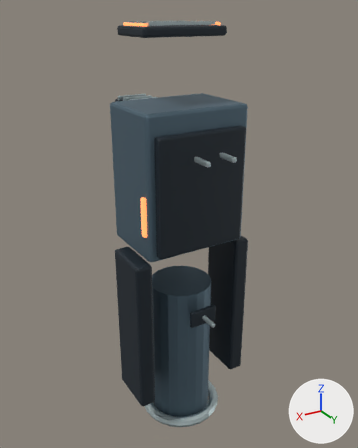
The Blender file tools/godot-weapons/blender-art/masters/weapon-7.blend as it was, and as the next commit left it.
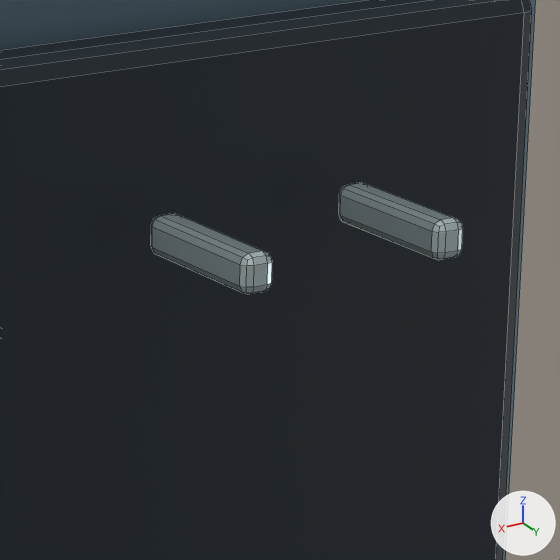
The first picture shows the older version from a camera (50 mm lens) standing at (0.698, 1.153, 0.277) and looking at (-0.036, -0.069, -0.334). The close-ups show the older and then the newer version on the part from 49% to 70% of the width and 28% to 45% of the height of that picture. Only the edits that show in the close-ups are written down. Every picture has the same lights, and +X, +Y and +Z are marked at lower right. The close-ups show mesh edges as thin lines.

Script lines for the objects in view, before the commit:
```python
me_cube_339 = bpy.data.meshes.new('Cube.339')
me_cube_339.from_pydata(...)  # 56 vertices, 54 faces; spans x -0.155..0.155, y -0.11..0.11, z -0.2..0.2
me_cube_339.materials.append(mat_light)  # blue #617886
me_cube_340 = bpy.data.meshes.new('Cube.340')
me_cube_340.from_pydata(...)  # 336 vertices, 324 faces; spans x -0.191..0.191, y -0.355..0.028, z -0.67..0.412
me_cube_340.materials.append(mat_dark)  # dark blue #202b34
me_cube_342 = bpy.data.meshes.new('Cube.342')
me_cube_342.from_pydata(...)  # 1032 vertices, 986 faces; spans x -0.007..0.351, y -0.292..0.169, z -0.55..0.672
me_cube_342.materials.append(mat_trim)  # light grey #c5d6d8
ob_body_dark = bpy.data.objects.new('body-dark', me_cube_340)
ob_body_dark.parent = ob_body
ob_body_dark.location = (0.0, 0.105, -0.17)
_m = ob_body_dark.modifiers.new('Weighted corner normals', 'WEIGHTED_NORMAL')
_m.keep_sharp = True
ob_body_light = bpy.data.objects.new('body-light', me_cube_339)
ob_body_light.parent = ob_body
ob_body_light.location = (0.0, -0.014, -0.15)
_m = ob_body_light.modifiers.new('Weighted corner normals', 'WEIGHTED_NORMAL')
_m.keep_sharp = True
ob_body_trim = bpy.data.objects.new('body-trim', me_cube_342)
ob_body_trim.parent = ob_body
ob_body_trim.location = (-0.172, 0.028, -0.42)
_m = ob_body_trim.modifiers.new('Weighted corner normals', 'WEIGHTED_NORMAL')
_m.keep_sharp = True
```
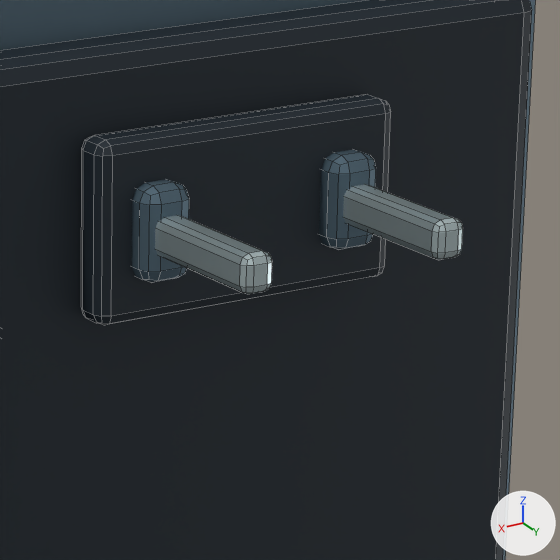
Where the change shows, as pixel boxes [x1, y1, x2, y2] in the close-ups (560 x 560 px):
part 1 of me_cube_339, added (blue)
    after: [319, 149, 376, 250]
part 2 of me_cube_339, added (blue)
    after: [132, 179, 189, 283]
part 3 of me_cube_340, added (dark blue)
    after: [81, 94, 391, 325]

Patch to the scene script:
```diff
--- a/tools/godot-weapons/blender-art/masters/weapon-7.blend.py
+++ b/tools/godot-weapons/blender-art/masters/weapon-7.blend.py
@@ me_cube_339 @@
 # used by ob_body_light; parent = ob_body; location = (0.0, -0.014, -0.15)
-me_cube_339.from_pydata(...)  # 56 vertices, 54 faces; spans x -0.155..0.155, y -0.11..0.11, z -0.2..0.2
+me_cube_339.from_pydata(...)  # 168 vertices, 162 faces; spans x -0.155..0.155, y -0.11..0.157, z -0.2..0.2
+# me_cube_339 part 1: a new loose piece of 56 vertices spanning x -0.049..-0.03, y 0.126..0.157, z 0.068..0.102, in mat_light (blue #617886)
+# me_cube_339 part 2: a new loose piece of 56 vertices spanning x 0.03..0.049, y 0.126..0.157, z 0.068..0.102, in mat_light (blue #617886)
 me_cube_339.materials.append(mat_light)
@@ me_cube_340 @@
 # used by ob_body_dark; parent = ob_body; location = (0.0, 0.105, -0.17)
-me_cube_340.from_pydata(...)  # 336 vertices, 324 faces; spans x -0.191..0.191, y -0.355..0.028, z -0.67..0.412
+me_cube_340.from_pydata(...)  # 392 vertices, 378 faces; spans x -0.191..0.191, y -0.355..0.028, z -0.67..0.412
+# me_cube_340 part 3: the loose piece of 56 vertices spanning x -0.043..0.043, y 0.016..0.028, z -0.405..-0.355 is copied, and the copy is scaled about its middle by (1.44, 1.33, 1.3), then moved by (0.0, -0.002, 0.485); it spans x -0.061..0.061, y 0.012..0.028, z 0.073..0.138
 me_cube_340.materials.append(mat_dark)
```
